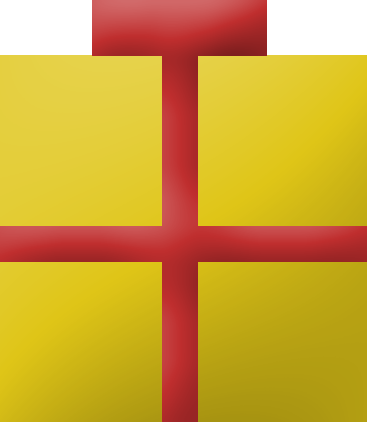
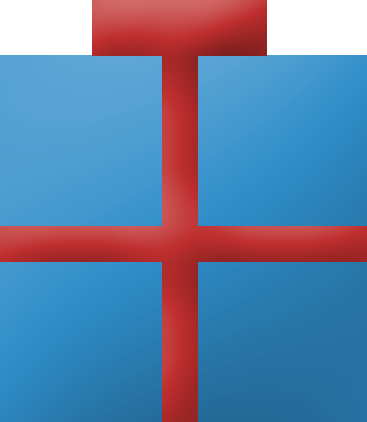
Revision of a layered 367×422 image; what changed, layer by layer:
pixels changed over [0, 55, 367, 422] (layer not identified)
